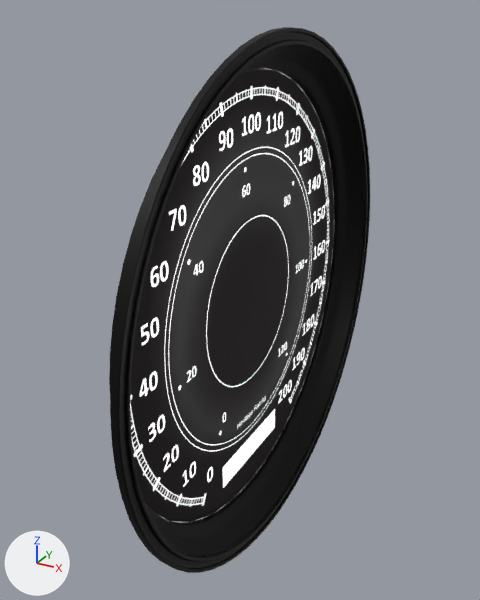
An edit to the glTF model models/gauge/gauge.glb, drawn before and after from the same camera.
The view is the same before and after, from a 50 mm camera at (0.033, -0.1298, 0.0648) aimed at (-0.0366, -0.0034, 0.0015). Arrows for +X, +Y and +Z are at lower left; the lights stay in place. Where no turn or scale is listed for an object, it has been applied to the vertices.

Objects in the first picture: 'Speedometer_Frame', 'Speedometer_Gauge'.
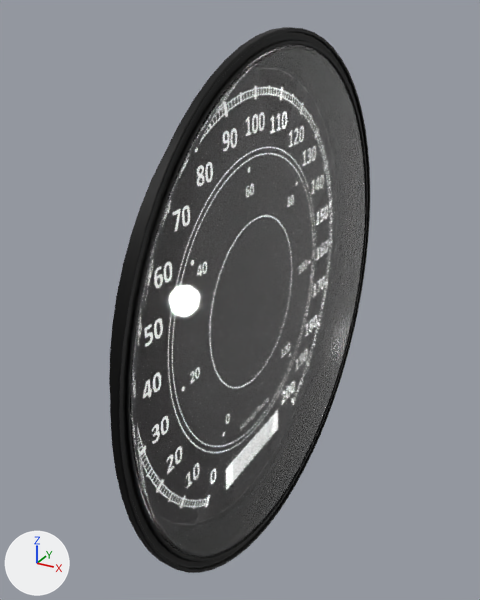
Changed parts and their boxes [x1, y1, x2, y2] in the pictures (480 x 600 px):
'Speedometer_Glass', added: after [130, 44, 366, 558]
'Speedometer_Gauge', unchanged, covered by the edit: before [130, 69, 334, 522]

The change, as a list of edits to the scene's bpy script:
```text
Add mat_gauge_glass:
    mat_gauge_glass = principled_material('Gauge Glass')
    mat_gauge_glass.base_color = (0.8, 0.8, 0.8)  # white #e7e7e7
    mat_gauge_glass.roughness = 0.025
    mat_gauge_glass.ior = 1.584
    mat_gauge_glass.transmission_weight = 1.0
Add me_plane_002:
    me_plane_002.from_pydata(...)  # 8450 vertices, 16896 faces; spans x -0.0034..0.0025, y -0.0583..0.0583, z -0.0583..0.0583
    me_plane_002.materials.append(mat_gauge_glass)  # white #e7e7e7
Add ob_speedometer_glass:
    ob_speedometer_glass = bpy.data.objects.new('Speedometer_Glass', me_plane_002)
    ob_speedometer_glass.location = (-0.0253, 0.0, 0.0)
```
